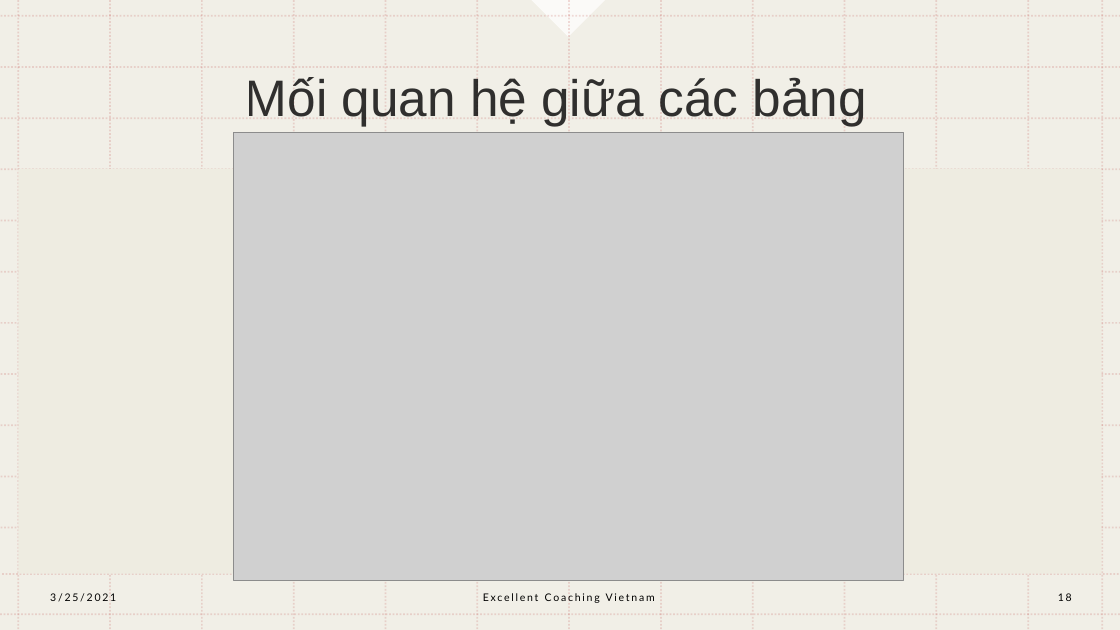
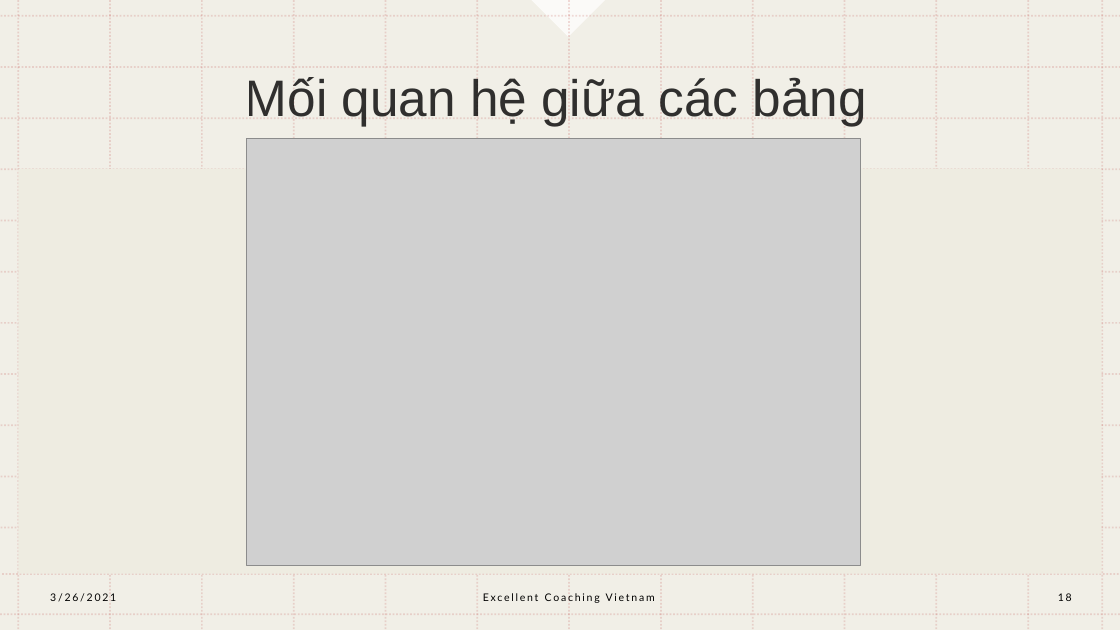
Before and after one commit to remichan97/excellent-coaching, a slide deck: slide 18 of documentation/Excellent Coaching Vietnam.pptx. Drawn at 1120x630 pixels with LibreOffice and Linux fonts; fonts in the diff are those of the drawing; grey boxes stand for pictures. Boxes give left, top, right and bottom in pixels: in the first picture for what was removed or moved away, otherwise in the second. Text is boxed around its words. In the diff, an @@ line names an element or a change of style, - is before the commit and + after.

```diff
--- a/documentation/Excellent Coaching Vietnam.pptx
+++ b/documentation/Excellent Coaching Vietnam.pptx
@@ picture: place and size @@
-picture at (234,132,904,581)
+picture at (246,138,861,565)
@@ text at (50,593,116,602): text changed @@
-3/25/2021
+3/26/2021
```
Also in this commit, not shown: 17 other slides changed, 3 other files.
